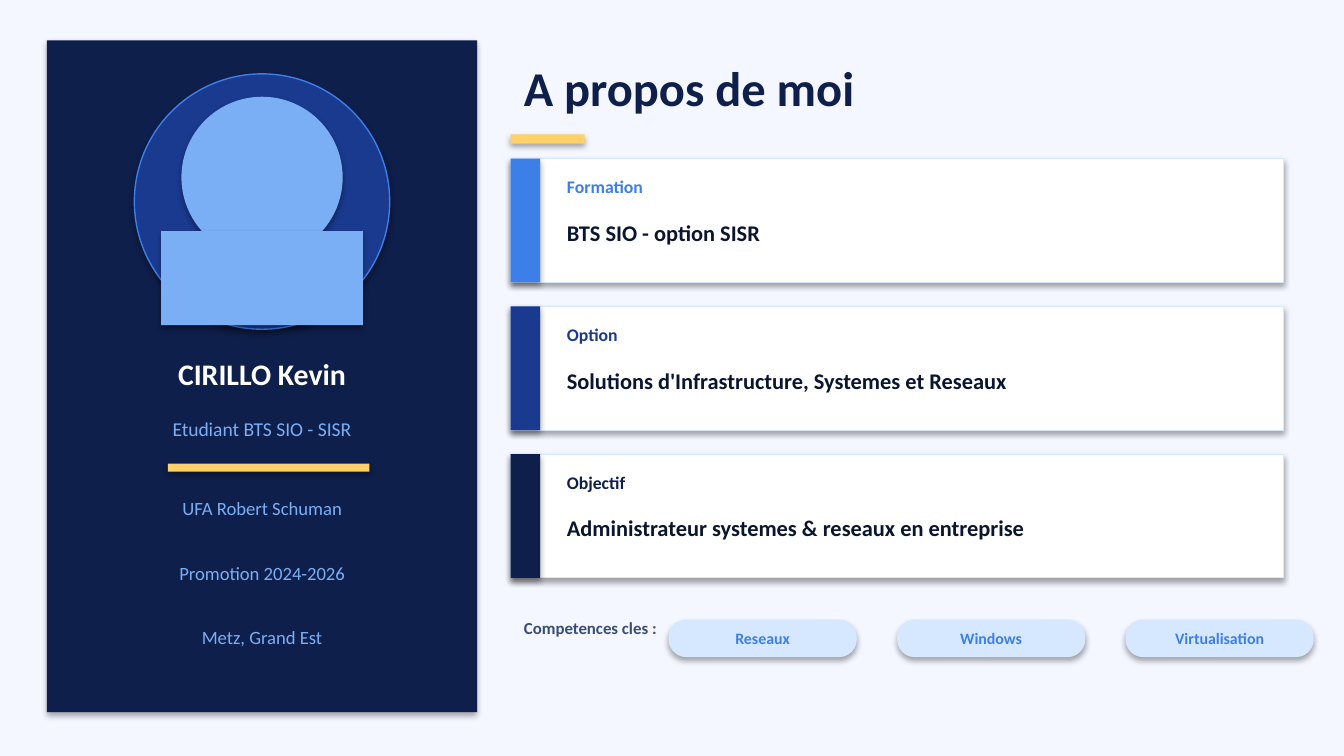
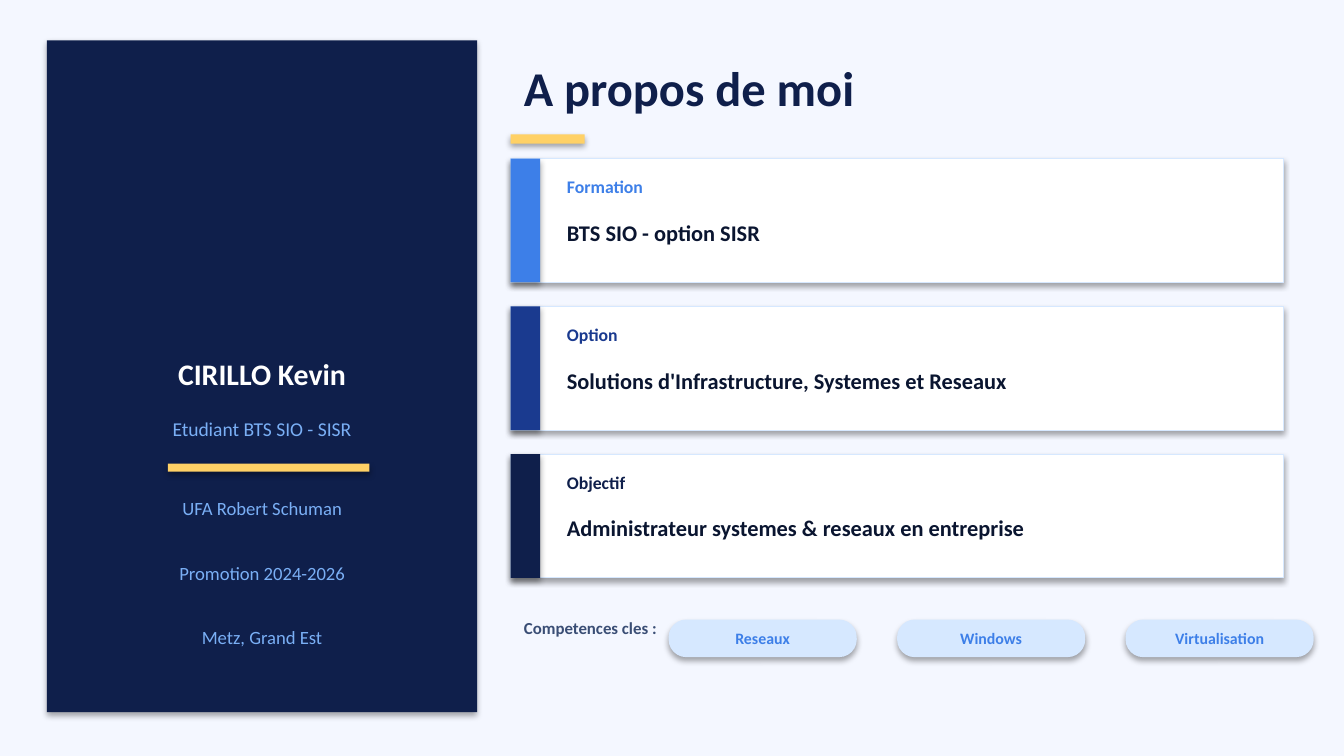
Before and after one commit to Kevincrl/kevincrl.github.io, a slide deck: slide 3 of Compte_Rendu/Presentation_bts_final.pptx. Drawn at 1344x756 pixels with LibreOffice and Linux fonts; fonts in the diff are those of the drawing. Boxes give left, top, right and bottom in pixels: in the first picture for what was removed or moved away, otherwise in the second. Text is boxed around its words. In the diff, an @@ line names an element or a change of style, - is before the commit and + after.

```diff
--- a/Compte_Rendu/Presentation_bts_final.pptx
+++ b/Compte_Rendu/Presentation_bts_final.pptx
@@ ellipse removed at <box>134,74,390,329</box> @@
@@ ellipse removed at <box>181,97,343,258</box> @@
@@ rectangle removed at <box>161,231,363,325</box> @@
```
Also in this commit, not shown: 5 other slides changed.
